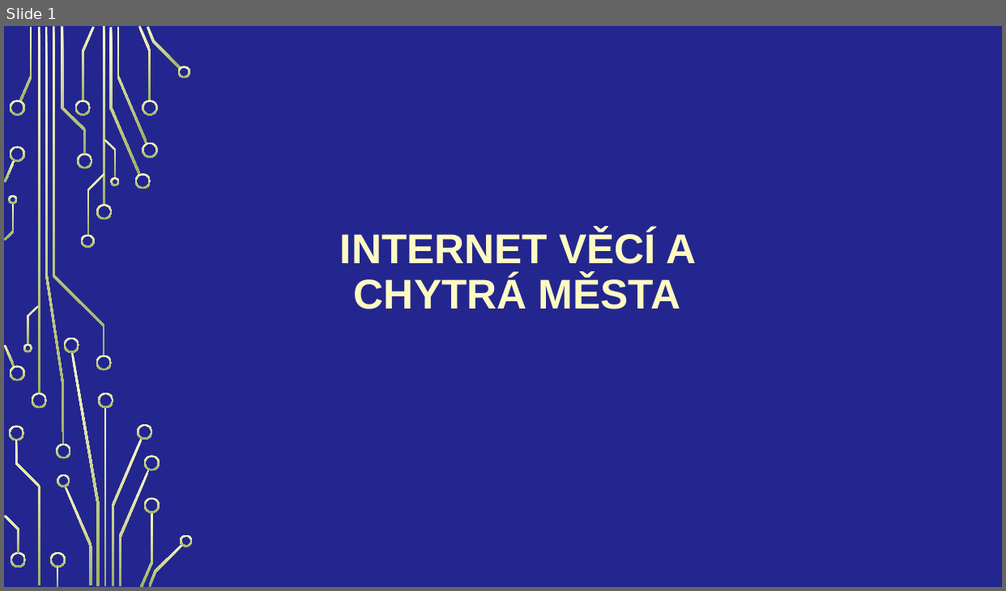
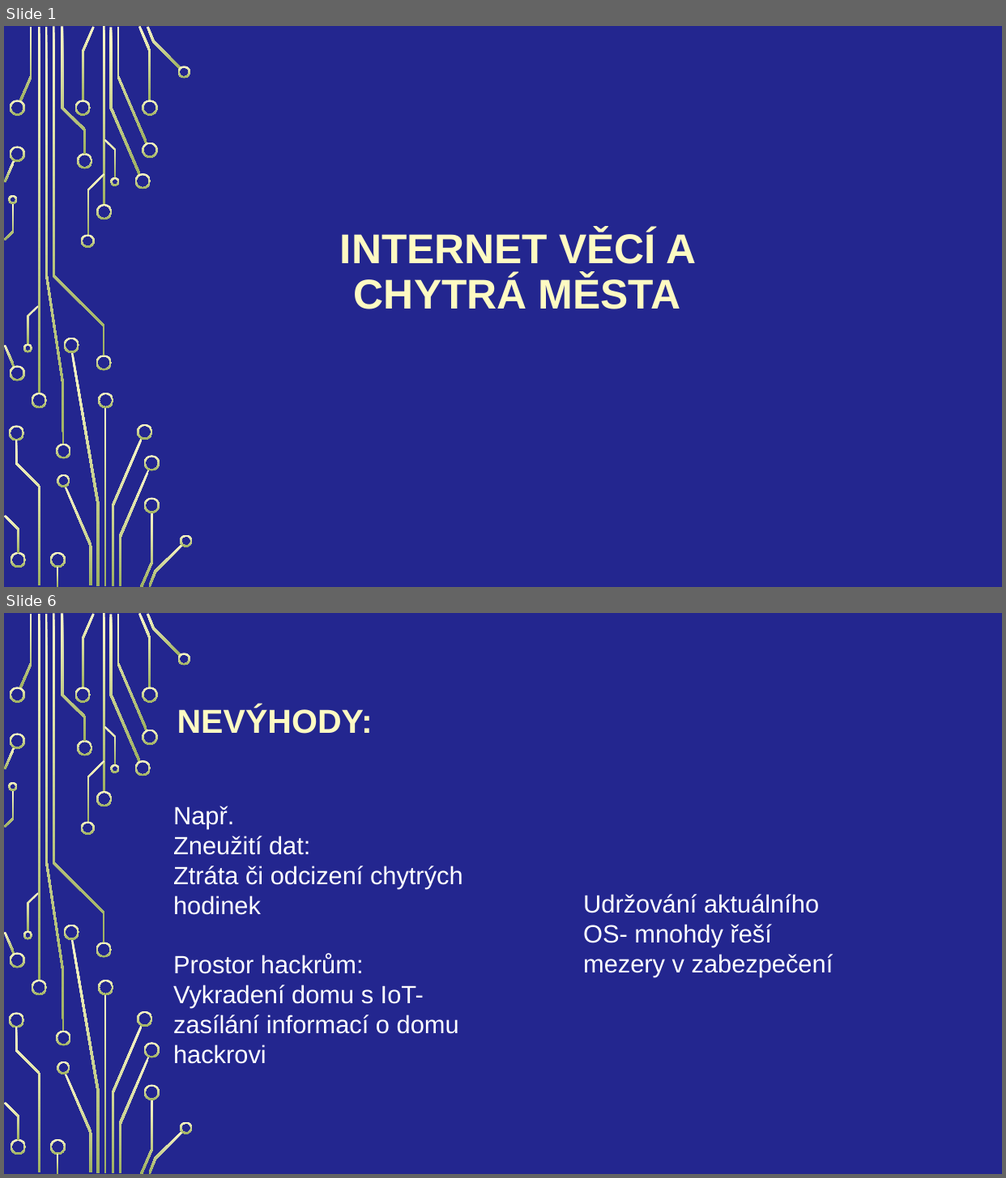
Before and after one commit to Vojta2809/Internet-v-c-a-chytr-m-sta, a slide deck: langsadl.pptx. Shown one above the other, each under a label of ours: slide 1 before the commit, slides 1 and 6 after it; the slides between them are not shown. The pictures are 1006x591 and 1006x1178 pixels, drawn with LibreOffice and Linux fonts; fonts in the diff are those of the drawing; background and template pictures are left out. Boxes give left, top, right and bottom in pixels: in the first picture for what was removed or moved away, otherwise in the second. Text is boxed around its words. In the diff, an @@ line names an element or a change of style, - is before the commit and + after.

```diff
--- a/langsadl.pptx
+++ b/langsadl.pptx
@@ slide 6 added at bbox=[4, 613, 1002, 1174], background picture (left out); not listed: 54 template elements that a slide beside it also shows @@
@@ title added at bbox=[177, 706, 373, 734], 32 pt, text #FEFAC2, bold @@
+NEVÝHODY:
@@ text added at bbox=[173, 806, 463, 1064], 24 pt, text #FFFFFF @@
+Např.
+Zneužití dat:
+Ztráta či odcizení chytrých hodinek
+Prostor hackrům:
+Vykradení domu s IoT- zasílání informací o domu hackrovi
@@ text added at bbox=[583, 894, 833, 977], 24 pt, text #FFFFFF @@
+Udržování aktuálního OS- mnohdy řeší mezery v zabezpečení
```
Also in this commit, not shown: 1 slide changed, 4 other slides added, 5 slides removed.
